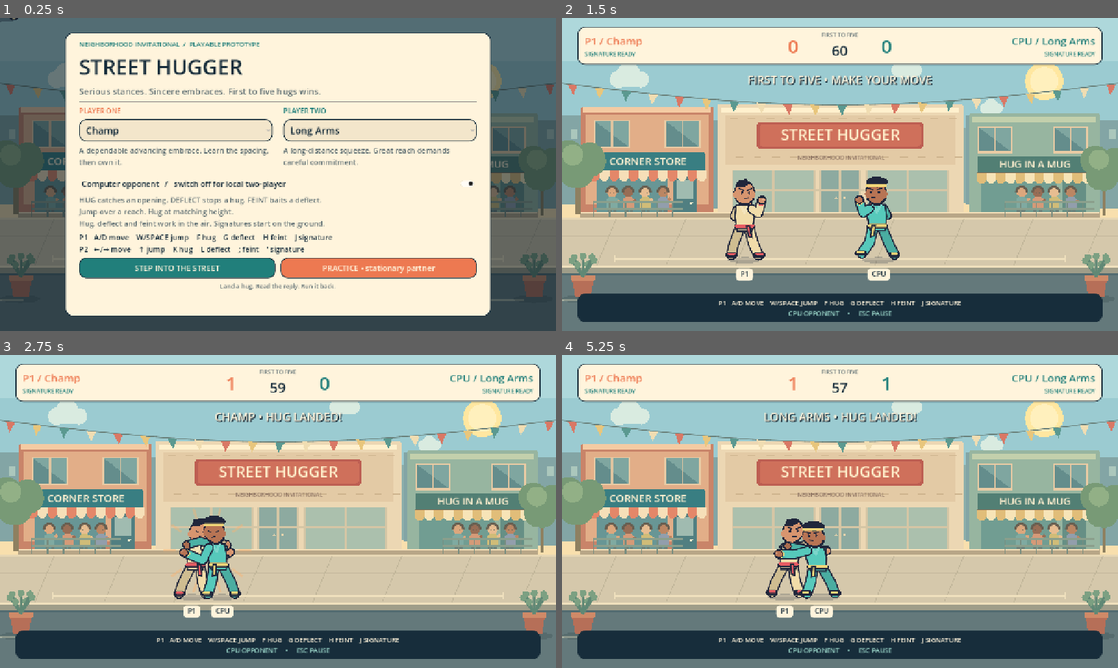
Above: before the commit, frames 1-4 (two rows, left to right).
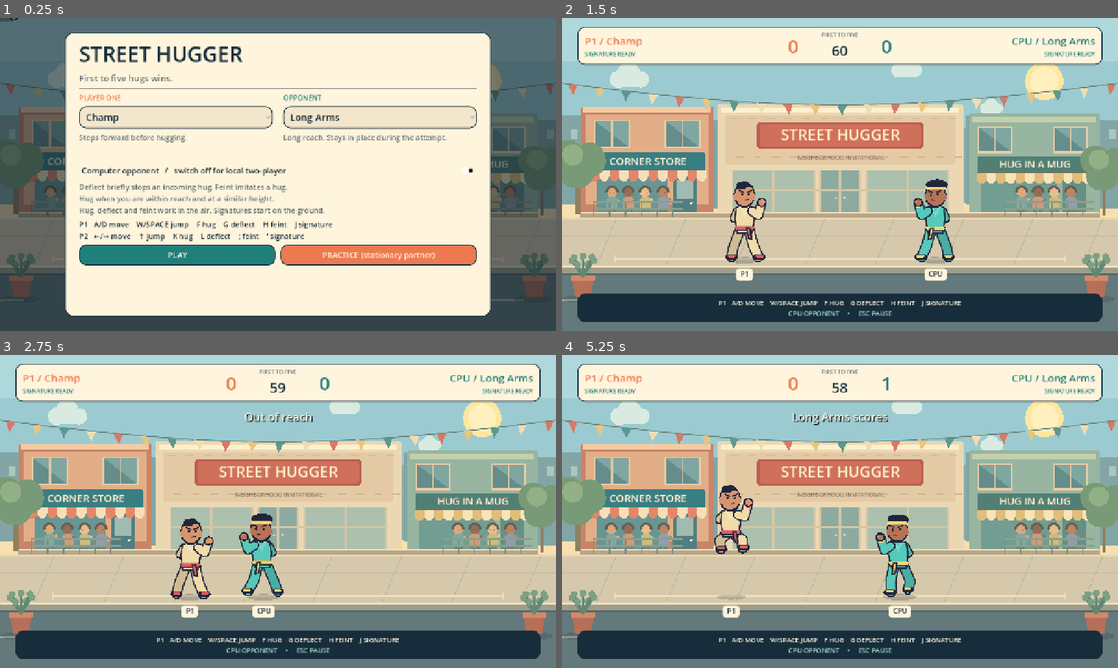
Above: after the commit, the same moments.

Repository: jbax-and-his-ai-pals/013-street-hugger
Game: Godot game, scene res://main.tscn
The game is run twice, just before and just after one commit, with the same random seed, the same clock (stepped at 60 frames per second) and the same inputs.
Inputs (mouse positions are in pixels of both pictures, inside the frame that each line leads up to):
- Up to frame 1 (0.25 s): no input
- Up to frame 2 (1.5 s): click (739, 268) at 0.5 s, where only the run before the commit has a clickable "STEP INTO THE STREET"; click (739, 255) at 1.25 s, where only the run after the commit has a clickable "PLAY"
- Up to frame 3 (2.75 s): tap Enter at 2 s; hold D from 2.03 s (still down); tap F at 2.1 s; tap Space at 2.27 s
- Up to frame 4 (5.25 s): release D at 2.78 s; hold A 2.78-3.53 s; tap G at 2.85 s; tap Space at 3.02, 4.52 s; hold D 3.53-4.28 s; tap H at 3.6 s; hold W 4.28-5.03 s; tap J at 4.35 s; hold A from 5.03 s (still down); tap K at 5.1 s

The runs differ from the first frame. In frame 1, 16% of the frame differs, in the area x 14-86%, y 7-87%; in frame 2, 4.0%; in frame 3, 4.3%; in frame 4, 5.5%.

Commit message:
Remove slogan filler and document purposeful UI copy

Diff:
--- a/scripts/game_ui.gd
+++ b/scripts/game_ui.gd
@@ -14,14 +14,14 @@
 const TEAL := Color("217f7b")
 const NAMES := ["Champ", "Long Arms", "Backwards Baxter", "Acrobat", "Big Softy", "Speedster", "Showboat", "Boomerang"]
 const DESCRIPTIONS := [
-	"A dependable advancing embrace. Learn the spacing, then own it.",
-	"A long-distance squeeze. Great reach demands careful commitment.",
-	"Turn away and welcome a pursuer with a backwards embrace.",
-	"An upside-down approach with an unusual contact rhythm.",
-	"A broad, deliberate bear hug. Patience is part of the technique.",
-	"Close the gap in a hurry. Aim that little squeeze carefully.",
-	"A theatrical flourish. Press H early to cancel it into a feint.",
-	"A passing approach and a return embrace. Watch the turn."
+	"Steps forward before hugging.",
+	"Long reach. Stays in place during the attempt.",
+	"Turns away and moves backward toward the opponent.",
+	"Vaults forward, then hugs on landing.",
+	"Slow startup with a wider reach.",
+	"Fast forward slide with short reach.",
+	"Press Feint during the early flourish to cancel.",
+	"Moves forward, then hugs after returning."
 ]
 
 var _built := false
@@ -133,11 +133,9 @@
 	var layout := VBoxContainer.new()
 	margin.add_child(layout)
 	layout.add_theme_constant_override("separation", 8)
-	var eyebrow := _label("NEIGHBORHOOD INVITATIONAL  /  PLAYABLE PROTOTYPE", 15, TEAL)
-	layout.add_child(eyebrow)
 	var title := _label("STREET HUGGER", 48)
 	layout.add_child(title)
-	var subtitle := _label("Serious stances. Sincere embraces. First to five hugs wins.", 20, MUTED)
+	var subtitle := _label("First to five hugs wins.", 20, MUTED)
 	layout.add_child(subtitle)
 	var divider := HSeparator.new()
 	layout.add_child(divider)
@@ -145,7 +143,7 @@
 	picks.add_theme_constant_override("separation", 24)
 	layout.add_child(picks)
 	var first := _character_picker("PLAYER ONE", ORANGE)
-	var second := _character_picker("PLAYER TWO", TEAL)
+	var second := _character_picker("OPPONENT", TEAL)
 	picks.add_child(first)
 	picks.add_child(second)
 	_p1_select = first.get_meta("selector") as OptionButton
@@ -168,7 +166,7 @@
 	_ai.add_theme_color_override("font_disabled_color", MUTED)
 	_ai.add_theme_font_size_override("font_size", 18)
 	layout.add_child(_ai)
-	var rules := _label("HUG catches an opening. DEFLECT stops a hug. FEINT baits a deflect.\nJump over a reach. Hug at matching height.\nHug, deflect and feint work in the air. Signatures start on the ground.", 17, MUTED)
+	var rules := _label("Deflect briefly stops an incoming hug. Feint imitates a hug.\nHug when you are within reach and at a similar height.\nHug, deflect and feint work in the air. Signatures start on the ground.", 17, MUTED)
 	rules.autowrap_mode = TextServer.AUTOWRAP_WORD_SMART
 	layout.add_child(rules)
 	var controls := _label("P1   A/D move    W/SPACE jump    F hug    G deflect    H feint    J signature\nP2   ←/→ move    ↑ jump    K hug    L deflect    ; feint    ' signature", 17)
@@ -176,7 +174,7 @@
 	var actions := HBoxContainer.new()
 	actions.add_theme_constant_override("separation", 12)
 	layout.add_child(actions)
-	var start := _button("STEP INTO THE STREET", TEAL)
+	var start := _button("PLAY", TEAL)
 	start.size_flags_horizontal = Control.SIZE_EXPAND_FILL
 	start.add_theme_font_size_override("font_size", 18)
 	actions.add_child(start)
@@ -187,7 +185,7 @@
 		_ai.release_focus()
 		start_requested.emit(_p1_select.selected, _p2_select.selected, _ai.button_pressed)
 	)
-	var practice := _button("PRACTICE • stationary partner", ORANGE)
+	var practice := _button("PRACTICE (stationary partner)", ORANGE)
 	practice.size_flags_horizontal = Control.SIZE_EXPAND_FILL
 	practice.add_theme_font_size_override("font_size", 18)
 	actions.add_child(practice)
@@ -198,9 +196,6 @@
 		_ai.release_focus()
 		training_requested.emit(_p1_select.selected, _p2_select.selected)
 	)
-	var note := _label("Land a hug. Read the reply. Run it back.", 14, MUTED)
-	note.horizontal_alignment = HORIZONTAL_ALIGNMENT_CENTER
-	layout.add_child(note)
 
 
 func _character_picker(caption: String, accent: Color) -> VBoxContainer:
@@ -296,14 +291,11 @@
 	var column := VBoxContainer.new()
 	column.add_theme_constant_override("separation", 14)
 	_result.add_child(column)
-	var caption := _label("A WELL-FOUGHT EMBRACE", 16, TEAL)
-	caption.horizontal_alignment = HORIZONTAL_ALIGNMENT_CENTER
-	column.add_child(caption)
 	_result_text = _label("", 30)
 	_result_text.horizontal_alignment = HORIZONTAL_ALIGNMENT_CENTER
 	_result_text.autowrap_mode = TextServer.AUTOWRAP_WORD_SMART
 	column.add_child(_result_text)
-	var rematch := _button("ONE MORE ROUND", TEAL)
+	var rematch := _button("REMATCH", TEAL)
 	column.add_child(rematch)
 	rematch.pressed.connect(func() -> void:
 		rematch.release_focus()
@@ -322,7 +314,7 @@
 	var column := VBoxContainer.new()
 	column.add_theme_constant_override("separation", 12)
 	_pause.add_child(column)
-	var title := _label("TAKE A BREATHER", 30)
+	var title := _label("PAUSED", 30)
 	title.horizontal_alignment = HORIZONTAL_ALIGNMENT_CENTER
 	column.add_child(title)
 	var instruction := _label("Press ESC to return to the match.", 18, MUTED)
--- a/scripts/main.gd
+++ b/scripts/main.gd
@@ -69,8 +69,8 @@
 	remaining = 60.0
 	paused = false
 	reset_timer = 0.0
-	status = "FIRST TO FIVE • MAKE YOUR MOVE"
-	status_time = 2.0
+	status = ""
+	status_time = 0.0
 	effects.clear()
 	for i in range(2):
 		fighters[i].character = p1 if i == 0 else p2
@@ -92,7 +92,7 @@
 	start_match(p1, p2, false)
 	practice = true
 	ui.set_practice(true)
-	set_status("PRACTICE • STATIONARY PARTNER • ESC FOR MENU", 9999.0)
+	# Mode and controls are already identified in the HUD.
 
 func reset_positions():
 	for i in range(2):
@@ -255,7 +255,7 @@
 		remaining = maxf(0.0, remaining - delta)
 	status_time = maxf(0.0, status_time - delta)
 	if status_time <= 0.0:
-		status = "READ • BAIT • EMBRACE"
+		status = ""
 	if versus_ai:
 		update_ai(delta)
 	for i in range(2):
@@ -315,13 +315,24 @@
 	update_visuals()
 
 func can_reach(index):
+	return hug_miss_reason(index).is_empty()
+
+func hug_miss_reason(index):
 	var f = fighters[index]
 	var other = fighters[1 - index]
 	var reach = 125.0 if f.action == "hug" else special_data(f.character).reach
 	var dx = other.x - f.x
 	# Baxter turns his back visually while moving toward the committed target.
 	var aim = f.action_facing
-	return absf(dx) <= reach and (dx * aim >= -35.0) and absf(f.height - other.height) <= VERTICAL_HUG_REACH
+	if absf(dx) > reach:
+		return "Out of reach"
+	if dx * aim < -35.0:
+		return "Facing away"
+	if f.height - other.height > VERTICAL_HUG_REACH:
+		return "Too high"
+	if other.height - f.height > VERTICAL_HUG_REACH:
+		return "Too low"
+	return ""
 
 func is_deflecting(index):
 	var f = fighters[index]
@@ -331,24 +342,24 @@
 	var landed = []
 	for index in attempts:
 		if not can_reach(index):
-			set_status("WHIFF! CHECK RANGE AND HEIGHT", 0.8)
+			set_status(hug_miss_reason(index), 0.8)
 			continue
 		if is_deflecting(1 - index):
 			var defender = fighters[1 - index]
 			defender.action = "idle"
 			defender.time = 0.0
 			fighters[index].time = maxf(fighters[index].time, fighters[index].duration - 0.42)
-			set_status("DEFLECT! YOUR OPENING", 0.9)
+			set_status("Deflected", 0.9)
 			add_effect((fighters[0].x + fighters[1].x) / 2.0, Color("6fd4ce"), (fighters[0].height + fighters[1].height) * 0.5)
 		else:
 			landed.append(index)
 	if landed.size() == 2:
-		set_status("MUTUAL! TOO WHOLESOME TO CALL", 1.3)
+		set_status("Mutual hug (no point)", 1.3)
 		begin_embrace()
 	elif landed.size() == 1:
 		var winner = landed[0]
 		fighters[winner].score += 1
-		set_status(NAMES[fighters[winner].character].to_upper() + " • HUG LANDED!", 1.3)
+		set_status(NAMES[fighters[winner].character] + " scores", 1.3)
 		begin_embrace()
 
 func begin_embrace():
@@ -378,8 +389,8 @@
 	running = false
 	var a = fighters[0].score
 	var b = fighters[1].score
-	var message = "A PERFECTLY FRIENDLY DRAW" if a == b else NAMES[fighters[0 if a > b else 1].character].to_upper() + " WINS!"
-	ui.update_hud(a, b, remaining, "GOOD GAME • GREAT HUGS")
+	var message = "Draw" if a == b else NAMES[fighters[0 if a > b else 1].character] + " wins"
+	ui.update_hud(a, b, remaining, "")
 	ui.show_result(message)
 
 func update_ai(delta):
Binary file changed: docs/jump-preview.png
Binary file changed: docs/preview.png
Not shown, added: AGENTS.md
Not shown, added: docs/UI_COPY.md
